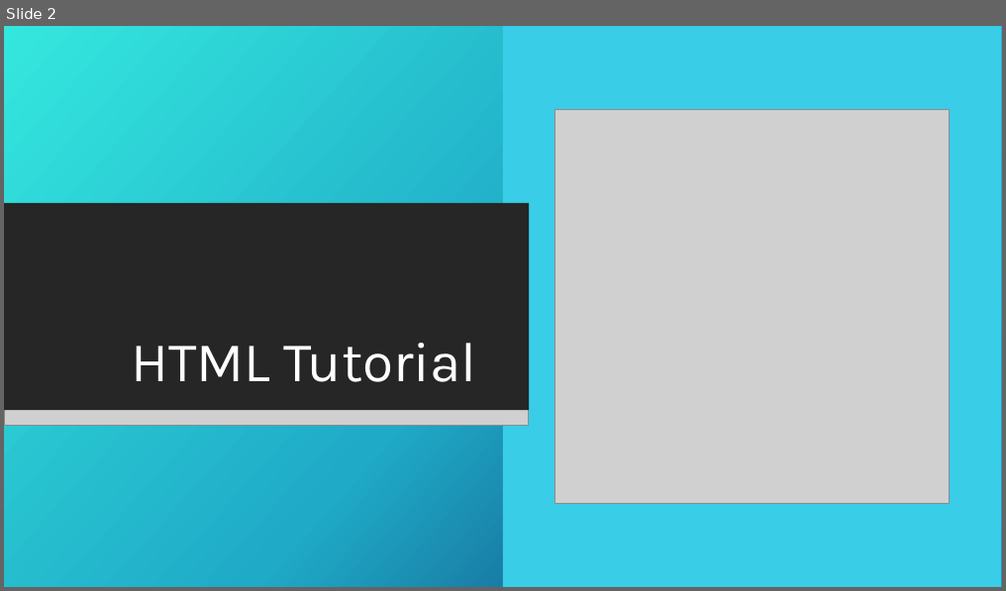
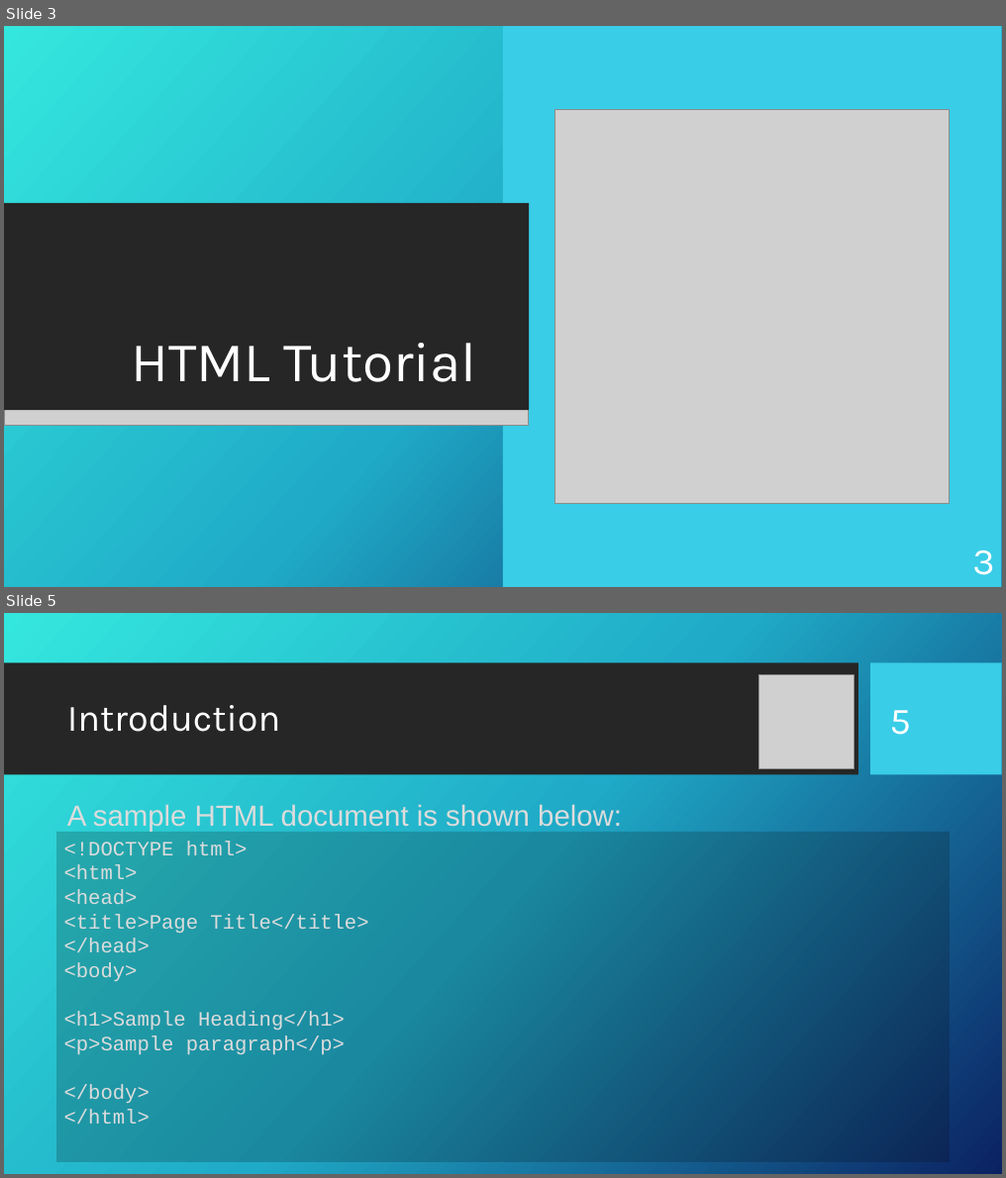
Before and after one commit to KurtAbraham/CS451, a slide deck: CS 451-KAbraham-Internet Technologies Tutorials.pptx. Shown one above the other, each under a label of ours: slide 2 before the commit, slides 3 and 5 after it; the slides between them are not shown. The pictures are 1006x591 and 1006x1178 pixels, drawn with LibreOffice and Linux fonts; fonts in the diff are those of the drawing; grey boxes stand for pictures; background and template pictures are left out. Boxes give left, top, right and bottom in pixels: in the first picture for what was removed or moved away, otherwise in the second. Text is boxed around its words. In the diff, an @@ line names an element or a change of style, - is before the commit and + after.

```diff
--- a/CS 451-KAbraham-Internet Technologies Tutorials.pptx
+++ b/CS 451-KAbraham-Internet Technologies Tutorials.pptx
@@ slide 5 added at [4, 613, 1002, 1174], background picture (left out) @@
@@ rectangle added at [4, 663, 858, 775], fill #262626 @@
@@ rectangle added at [871, 663, 1002, 775], fill #39CDE7 @@
@@ picture added at [759, 674, 853, 768] @@
@@ title added at [67, 705, 281, 732], 36 pt, text #FFFFFF @@
+Introduction
@@ page number added at [890, 710, 911, 735], 36 pt, text #FFFFFF @@
+5
@@ text added at [67, 804, 622, 832], 28 pt, text #DCDCDC @@
+A sample HTML document is shown below:
@@ rectangle added at [56, 832, 949, 1162], fill #080808 at 20% opacity, 19.6 pt, text #DCDCDC @@
+<!DOCTYPE html>
+<html>
+<head>
+<title>Page Title</title>
+</head>
+<body>
+<h1>Sample Heading</h1>
+<p>Sample paragraph</p>
+</body>
+</html>
@@ what was slide 2 is now slide 3 @@
@@ slide 3 changed as well @@
@@ page number added at [972, 551, 994, 575], 36 pt, text #FFFFFF @@
+3
```
Also in this commit, not shown: 2 other slides changed, 84 other slides added, 1 slide removed, 10 other files.
